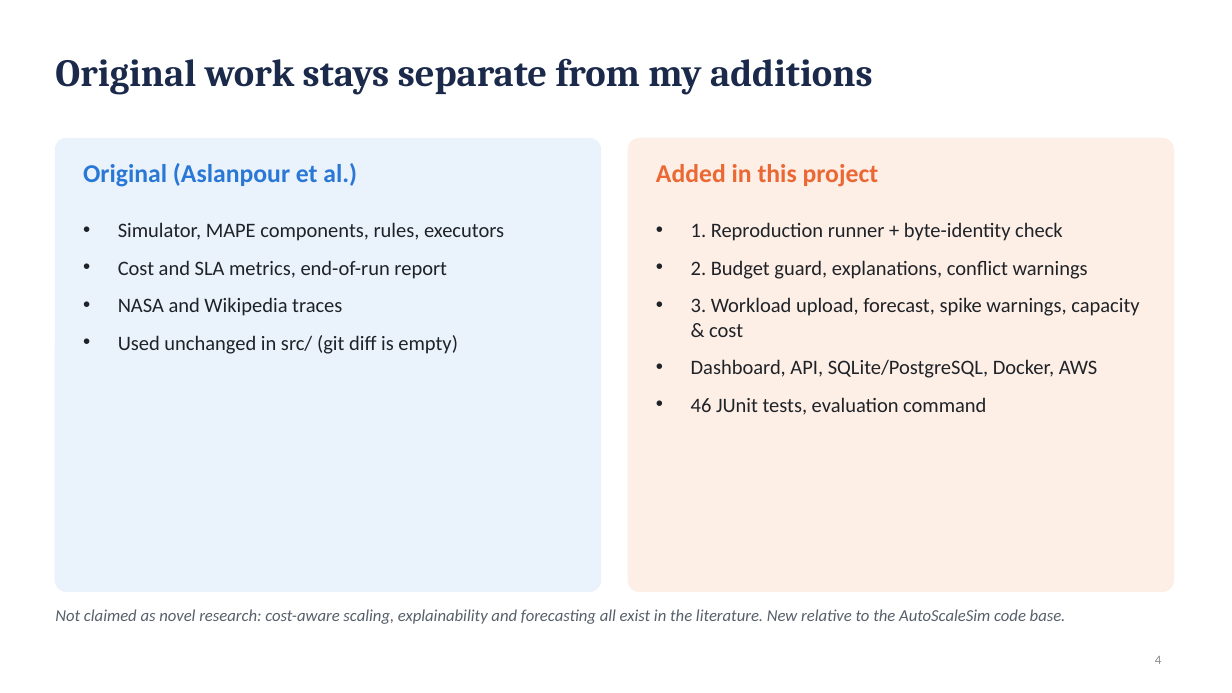
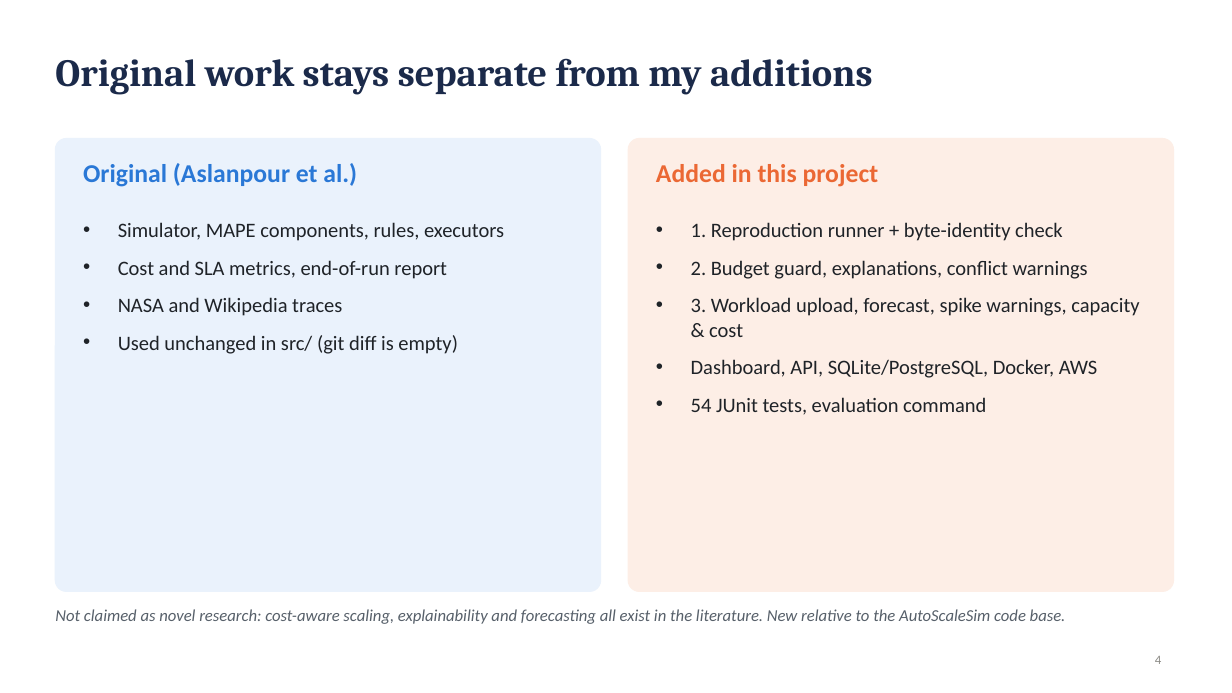
Before and after one commit to sachidesai9/AutoScale, a slide deck: slide 4 of docs/AutoScaleSim_Lab_Presentation.pptx. Drawn at 1232x693 pixels with LibreOffice and Linux fonts; fonts in the diff are those of the drawing. Boxes give left, top, right and bottom in pixels: in the first picture for what was removed or moved away, otherwise in the second. Text is boxed around its words. In the diff, an @@ line names an element or a change of style, - is before the commit and + after.

```diff
--- a/docs/AutoScaleSim_Lab_Presentation.pptx
+++ b/docs/AutoScaleSim_Lab_Presentation.pptx
@@ text at box(691, 397, 986, 415): text changed @@
-• 46 JUnit tests, evaluation command
+• 54 JUnit tests, evaluation command
```
Also in this commit, not shown: 2 other slides changed, 35 other files.
